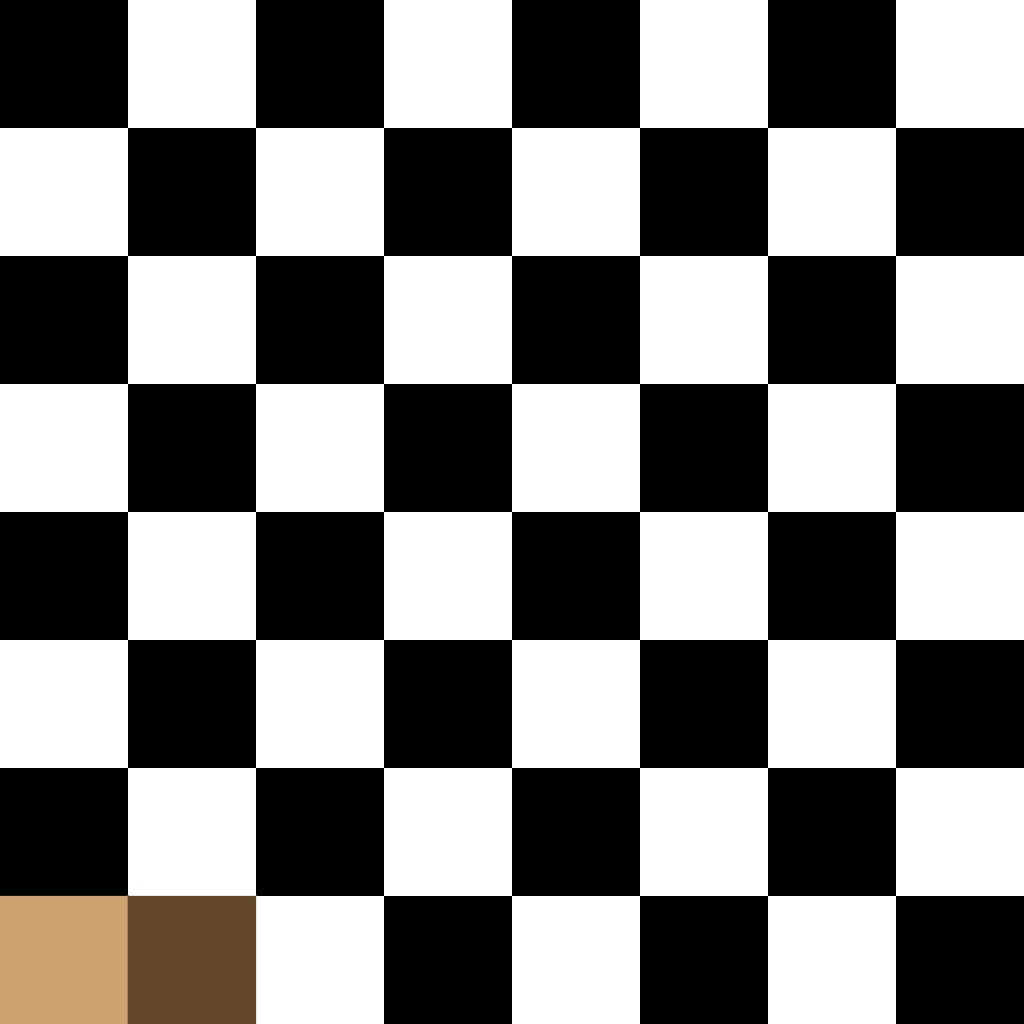
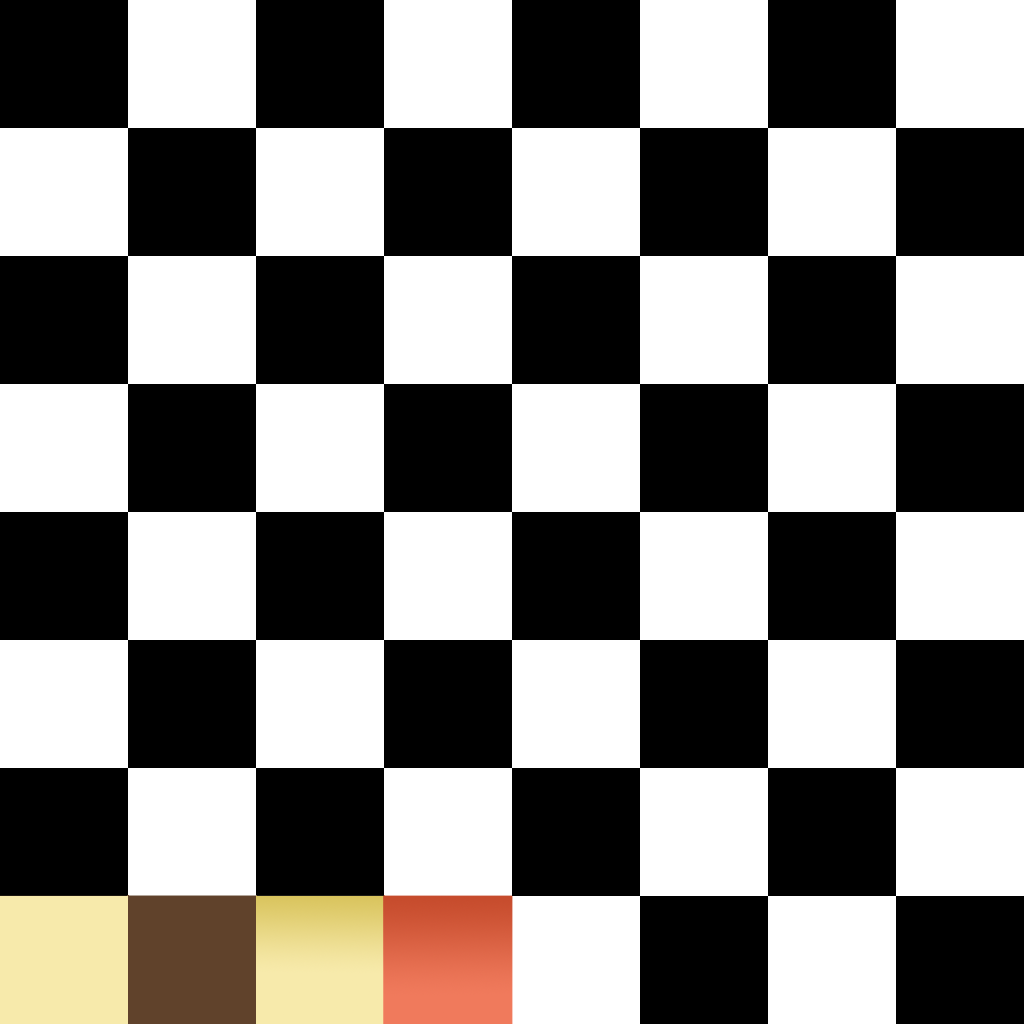
Layered file, before and after one edit (1024px x 1024px). Changes by layer:
painted on "Background copy" over [left=0, top=895, right=513, bottom=1024]
